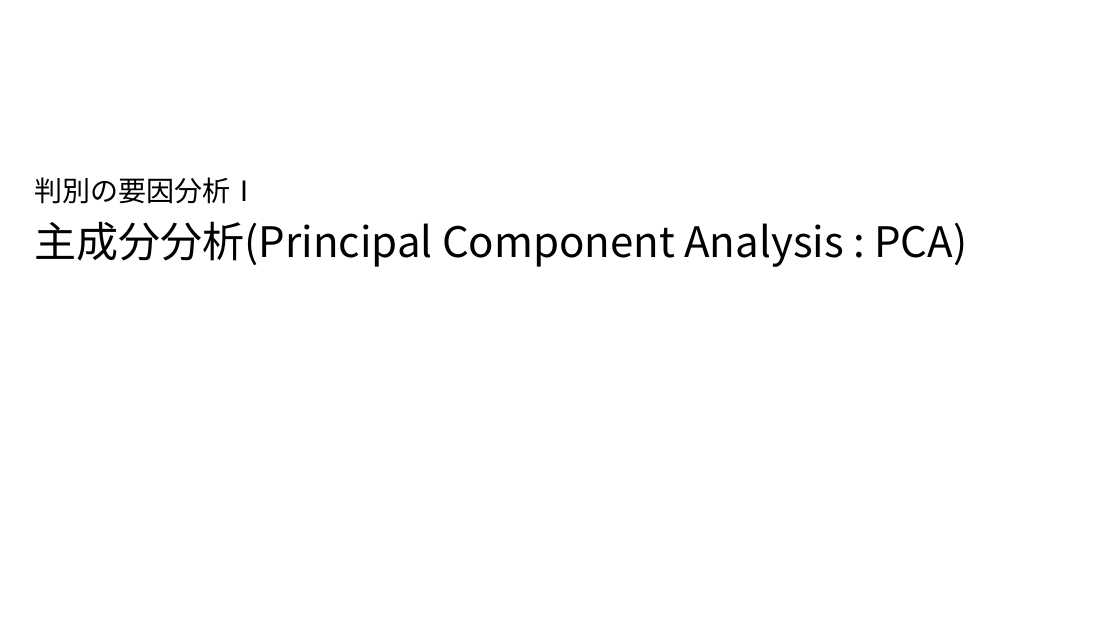
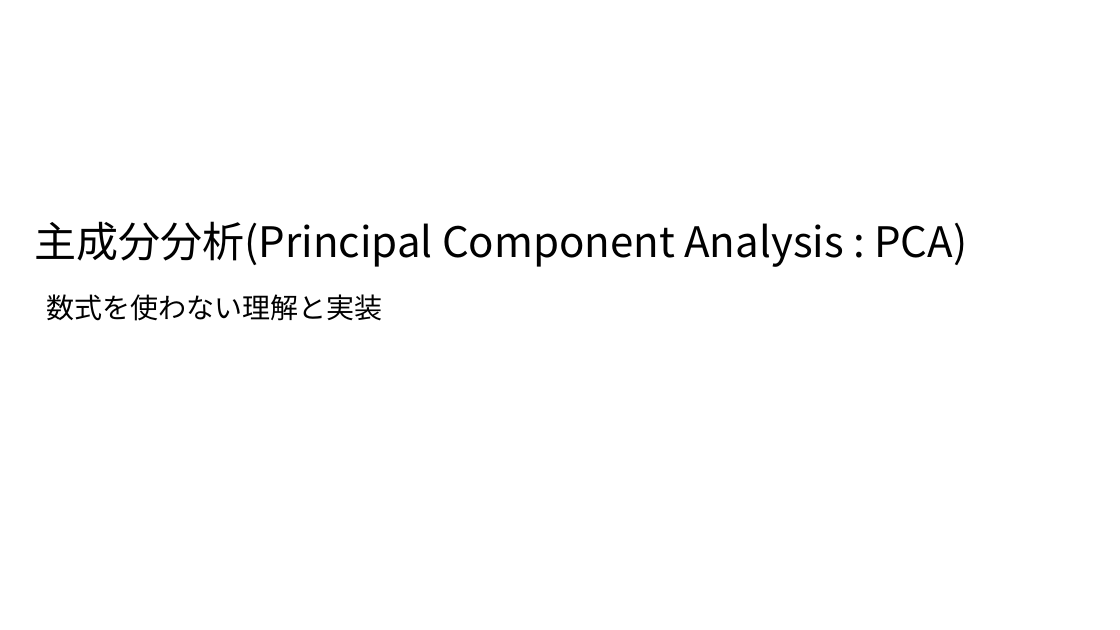
Before and after one commit to ueharaLab/NLP_7-PCA, a slide deck: slide 1 of NLP_6 PCA(BASICS).pptx. Drawn at 1120x630 pixels with LibreOffice and Linux fonts; fonts in the diff are those of the drawing. Boxes give left, top, right and bottom in pixels: in the first picture for what was removed or moved away, otherwise in the second. Text is boxed around its words. In the diff, an @@ line names an element or a change of style, - is before the commit and + after.

```diff
--- a/NLP_6 PCA(BASICS).pptx
+++ b/NLP_6 PCA(BASICS).pptx
@@ text removed at box(35, 177, 259, 204) @@
-判別の要因分析Ⅰ
@@ text added at box(46, 294, 382, 321), 24 pt, text #000000 @@
+数式を使わない理解と実装
```
Also in this commit, not shown: 5 other slides changed, 12 slides removed, 5 other files.
